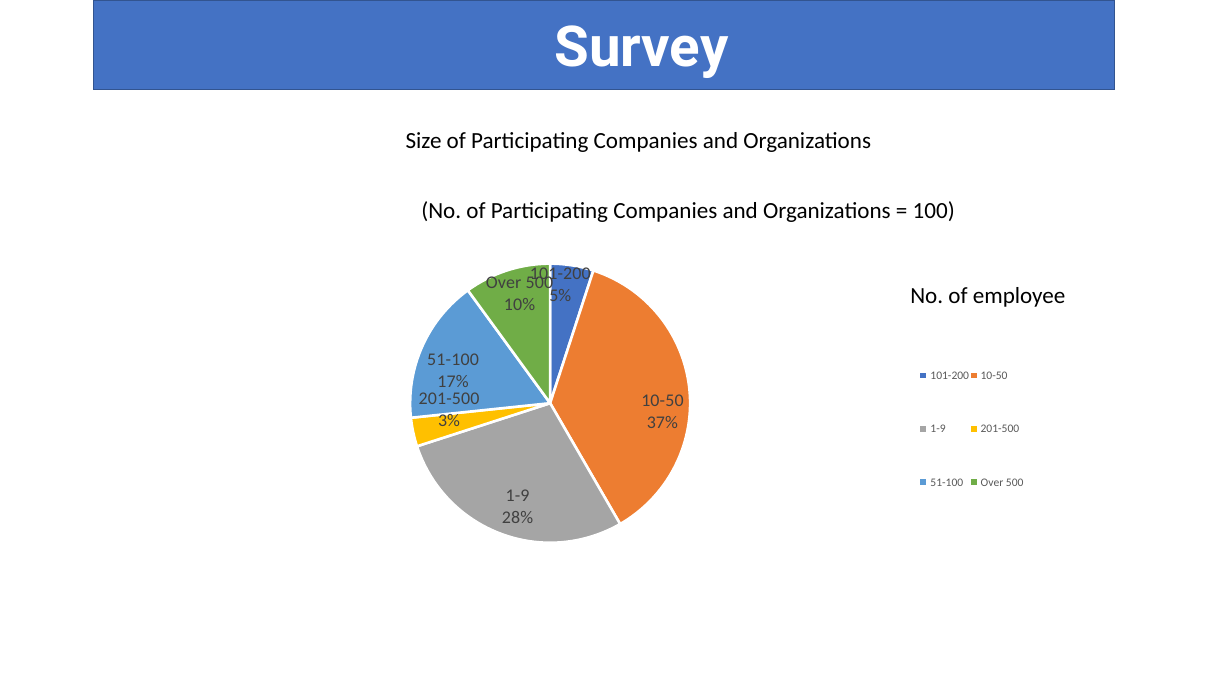
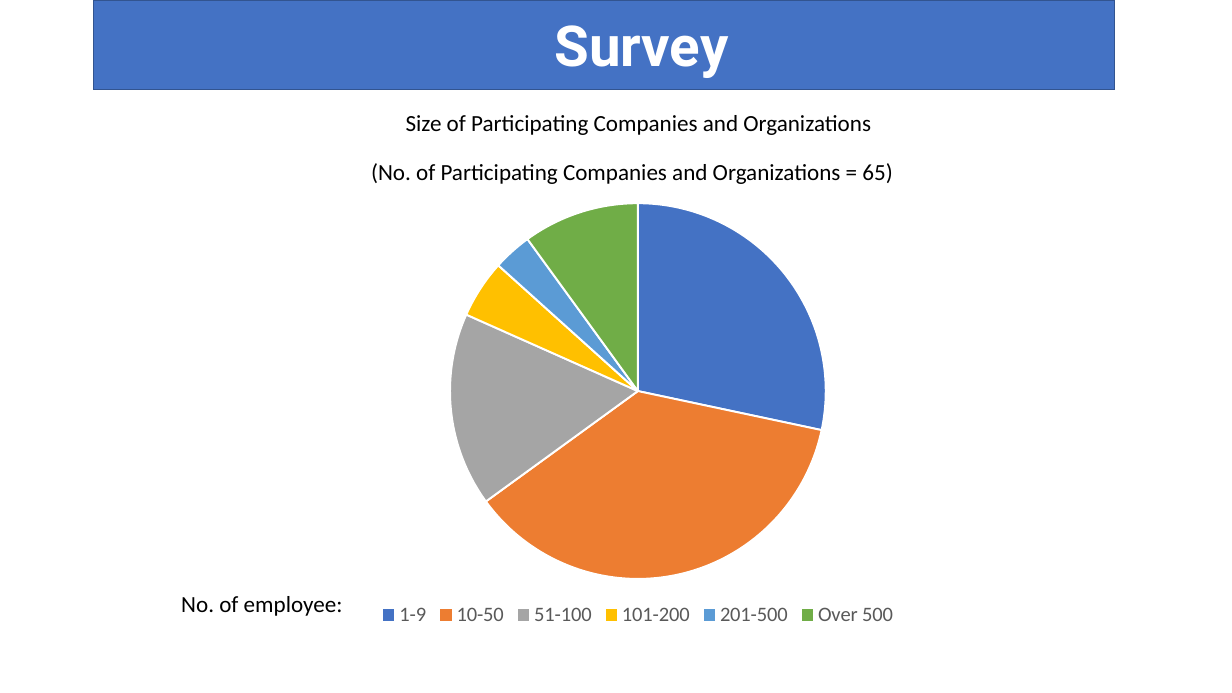
Before and after one commit to Phoud/108salarysurvey2, a slide deck: slide 5 of Presentation/Presentation.pptx (slide 6 before the commit). Drawn at 1232x693 pixels with LibreOffice and Linux fonts; fonts in the diff are those of the drawing; background and template pictures are left out. Boxes give left, top, right and bottom in pixels: in the first picture for what was removed or moved away, otherwise in the second. Text is boxed around its words. In the diff, an @@ line names an element or a change of style, - is before the commit and + after.

```diff
--- a/Presentation/Presentation.pptx
+++ b/Presentation/Presentation.pptx
@@ text "Size of Participating Companies and ...": place and size @@
-text "Size of Participating Companies and ..." at bbox=[406, 132, 871, 152]
+text "Size of Participating Companies and ..." at bbox=[406, 115, 871, 135]
@@ text at bbox=[371, 163, 892, 184]: text changed @@
-(No. of Participating Companies and Organizations = 100)
+(No. of Participating Companies and Organizations = 65)
@@ pie chart at bbox=[307, 190, 969, 631] @@
-categories: 101-200, 10-50, 1-9, 201-500, 51-100, Over 500, (blank)
+categories: 1-9, 10-50, 51-100, 101-200, 201-500, Over 500
-Series 1: 5, 37, 28, 3, 17, 10, -
+Series 1: 28, 37, 17, 5, 3, 10
@@ data labels of Series 1 removed @@
@@ legend changed @@
@@ plot area changed @@
@@ pie chart: place and size @@
-pie chart at bbox=[252, 170, 1031, 544]
+pie chart at bbox=[307, 190, 969, 631]
@@ text at bbox=[181, 596, 343, 616]: text changed @@
-No. of employee
+No. of employee:
```
Also in this commit, not shown: 15 other slides changed, 14 slides added, 2 slides removed, 20 other files.
